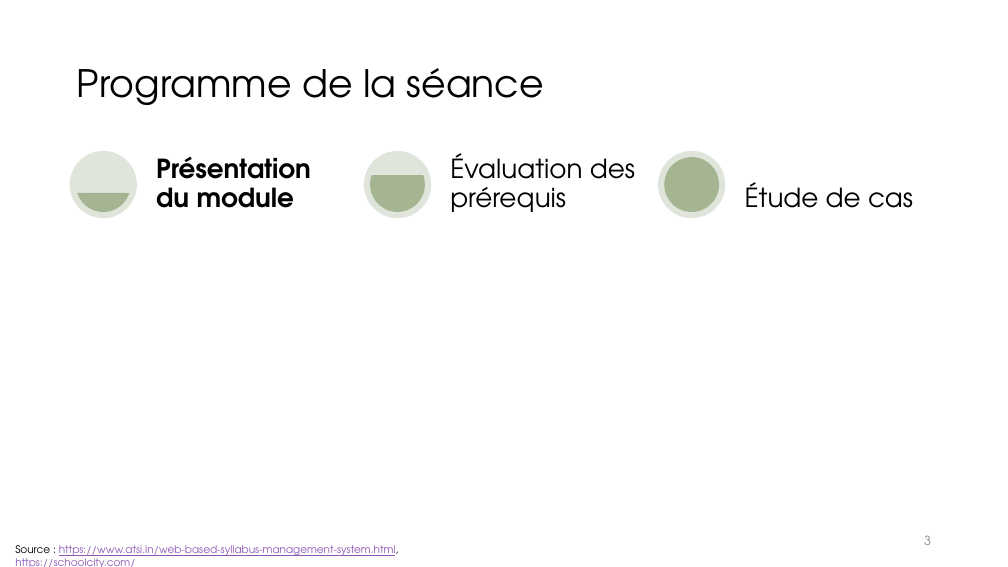
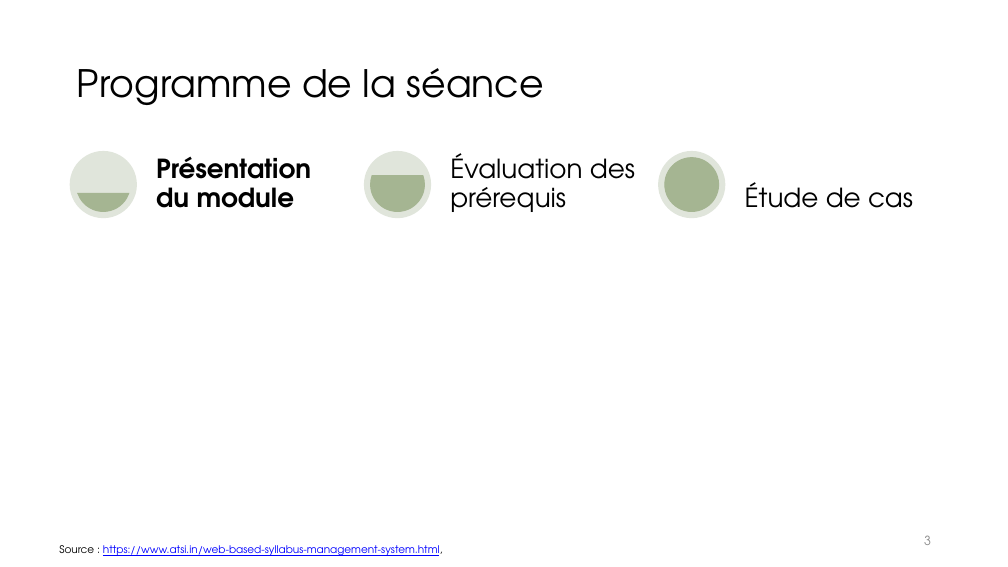
Before and after one commit to Spartiate240/N7, a slide deck: slide 3 of 2A/S8/Couche_phy/CM-1.pptx. Drawn at 1008x567 pixels with LibreOffice and Linux fonts; fonts in the diff are those of the drawing; background and template pictures are left out. Boxes give left, top, right and bottom in pixels: in the first picture for what was removed or moved away, otherwise in the second. Text is boxed around its words. In the diff, an @@ line names an element or a change of style, - is before the commit and + after.

```diff
--- a/2A/S8/Couche_phy/CM-1.pptx
+++ b/2A/S8/Couche_phy/CM-1.pptx
@@ text at (59,545,443,556): text changed; text colour #8E58B6 to #0000FF @@
-Source : https://www.atsi.in/web-based-syllabus-management-system.html, https://schoolcity.com/
+Source : https://www.atsi.in/web-based-syllabus-management-system.html,
```
Also in this commit, not shown: 10 other slides changed, 20 other files.
